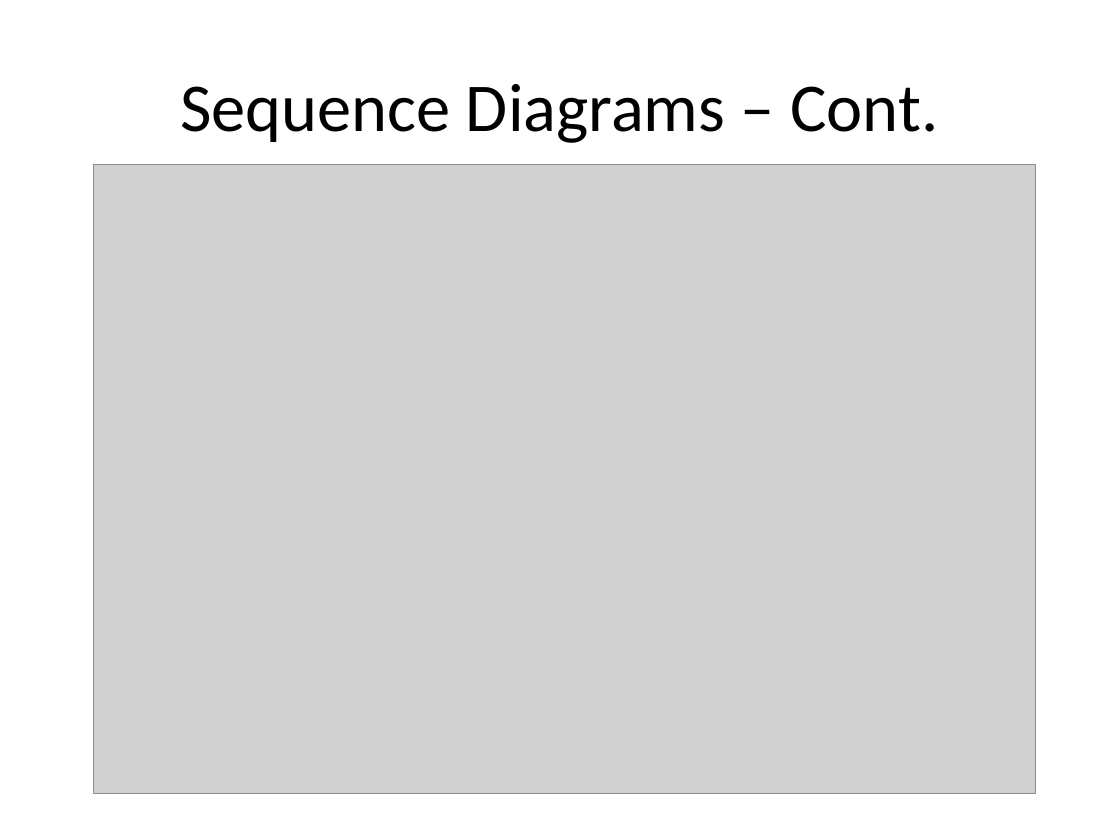
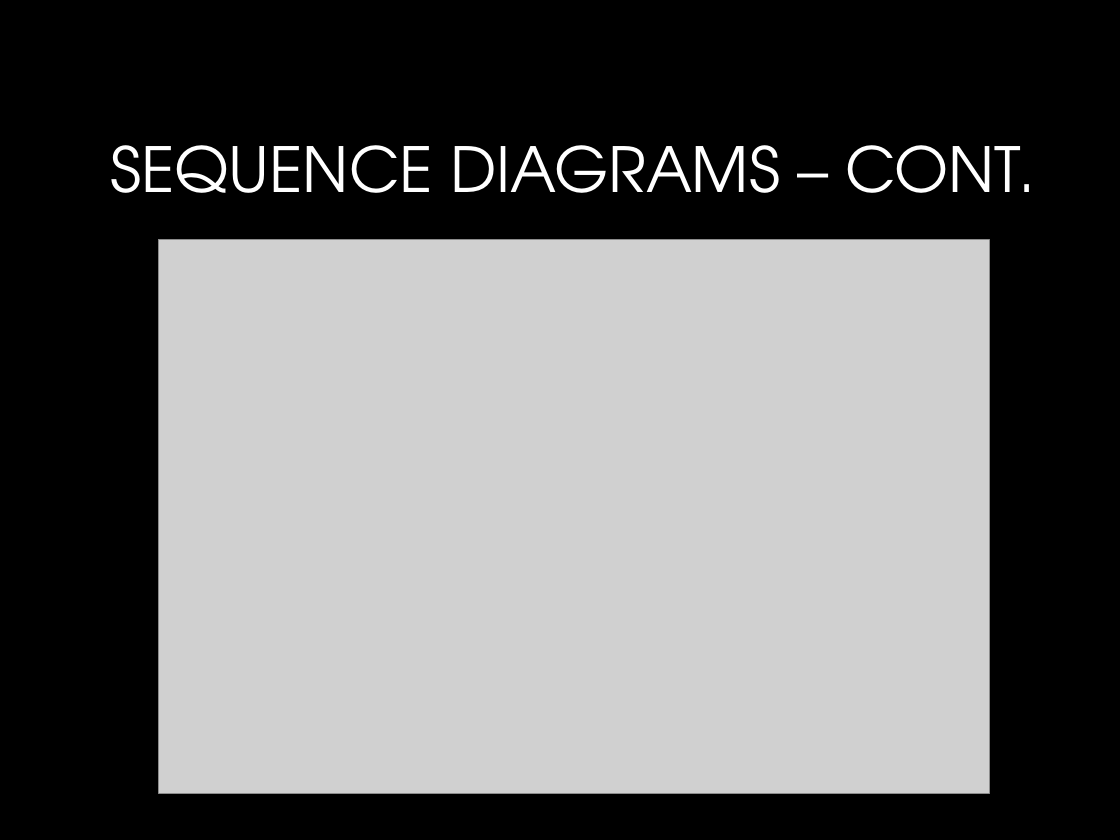
Before and after one commit to NateChristiansen/SeniorProject, a slide deck: slide 12 of Documents/Presentations/Presentation1.pptx. Drawn at 1120x840 pixels with LibreOffice and Linux fonts; fonts in the diff are those of the drawing; grey boxes stand for pictures; background and template pictures are left out. Boxes give left, top, right and bottom in pixels: in the first picture for what was removed or moved away, otherwise in the second. Text is boxed around its words. In the diff, an @@ line names an element or a change of style, - is before the commit and + after.

```diff
--- a/Documents/Presentations/Presentation1.pptx
+++ b/Documents/Presentations/Presentation1.pptx
@@ background #FFFFFF to #000000 @@
@@ title at (x1=110, y1=145, x2=1036, y2=193): text changed; size 44 to 40 pt; font Calibri to TeX Gyre Adventor; text colour #000000 to #FFFFFF @@
-Sequence Diagrams – Cont.
+SEQUENCE DIAGRAMS – CONT.
@@ picture resized from (x1=93, y1=165, x2=1036, y2=793) to (x1=159, y1=240, x2=990, y2=793) @@
```
Also in this commit, not shown: 12 other slides changed.
